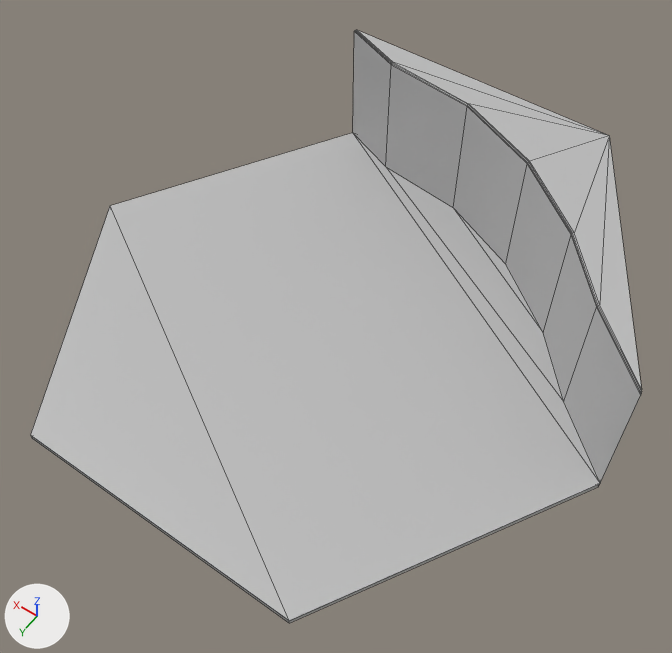
Renders of the FBX model Ego's Precious/Assets/Models/GroundHex/hex_04_W.fbx from each side of a commit.
One viewpoint serves both versions: a 50 mm camera at (-6.84, 9.27, 13.43) aimed at (-0.51, 0.41, -0.5). Every picture has the same lights, and +X, +Y and +Z are marked at lower left. Mesh edges are drawn as thin lines. Where no turn or scale is listed for an object, it has been applied to the vertices.

Objects in the first picture: 'hex_04_W'.
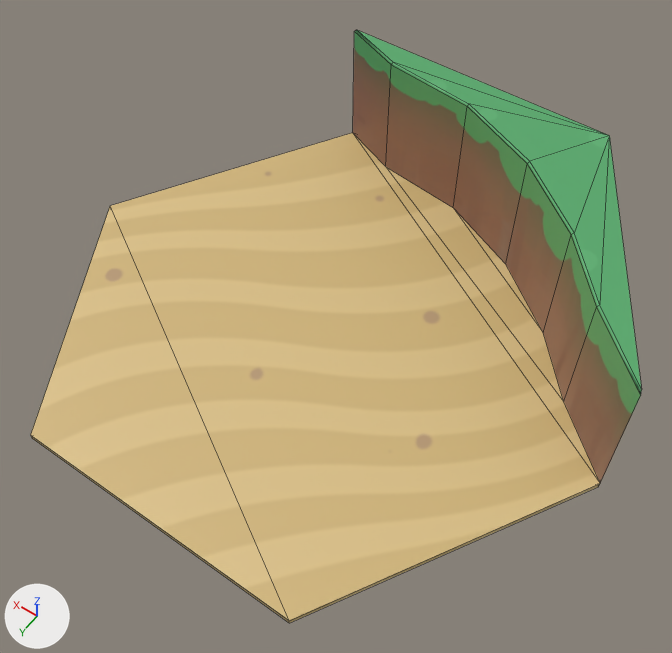
Pixel boxes [x1, y1, x2, y2] of what changed, in the pictures (672 x 653 px):
```json
{"part": 1, "of": "me_mesh", "change": "cut back", "before": [355, 30, 642, 394], "after": [355, 30, 642, 394]}
{"part": 2, "of": "me_mesh", "change": "recoloured", "before": [31, 30, 641, 623], "after": [31, 30, 641, 623], "on screen": "grey to brown"}
```

Edits to the scene script, one JSON object a line:
```json
{"op": "add", "block": "img_enviornment_texture_png", "code": ["img_enviornment_texture_png = load_image('Enviornment Texture.png', '../../Textures/Enviornment_Texture.png', 2048, 2048, 'sRGB')"]}
{"op": "add", "block": "mat_lambert13", "code": ["mat_lambert13 = principled_material('lambert13')", "mat_lambert13.texture = img_enviornment_texture_png"]}
{"block": "me_mesh", "where": "# used by ob_hex_04_w; location = (0.0, 0.0, 0.0)"}
{"op": "remove", "block": "me_mesh", "code": "me_mesh.from_pydata(...)  # 45 vertices, 51 faces; spans x -6.0..6.0, y -5.2..5.2, z -1.5..1.5"}
{"op": "add", "block": "me_mesh", "code": "me_mesh.from_pydata(...)  # 31 vertices, 37 faces; spans x -6.0..6.0, y -5.2..5.2, z -1.5..1.5"}
{"block": "me_mesh", "change": "me_mesh part 1"}
{"block": "me_mesh", "change": "14 vertices are removed from x -6.0..2.99, y -5.2..-0.01, z 1.47..1.49"}
{"block": "me_mesh", "change": "20 faces are deleted"}
{"block": "me_mesh", "change": "6 new faces join them"}
{"block": "me_mesh", "change": "me_mesh part 2: 31 faces spanning x -6.0..6.0, y -5.2..5.2, z -1.5..1.5 switch from mat_lambert2 (grey #bcbcbc) to mat_lambert13 (picture img_enviornment_texture_png)"}
```
